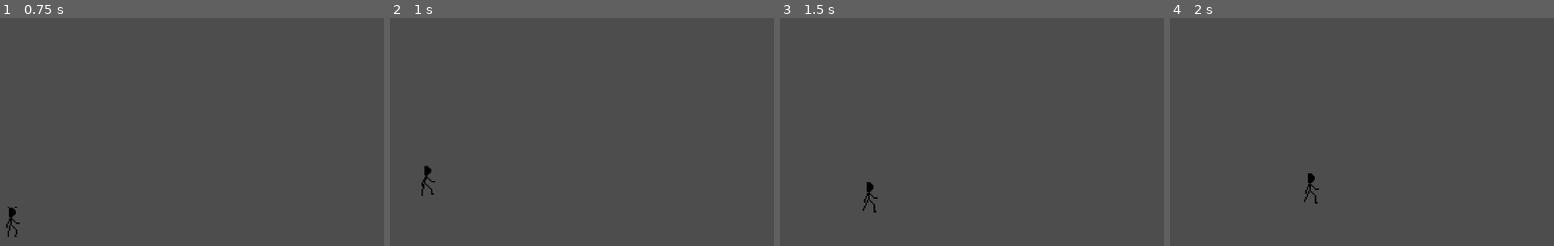
Above: before the commit, frames 1-4 (left to right).
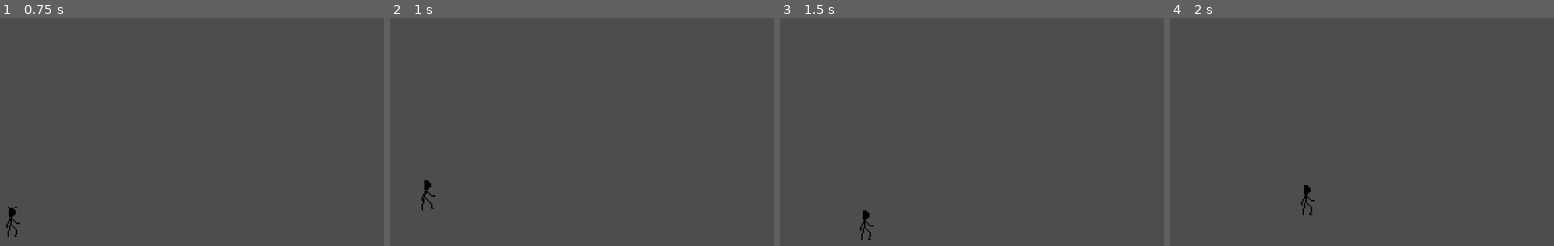
Above: after the commit, the same moments.

Repository: erikdervik/eisen-und-ehre
Game: Godot game, scene res://game.tscn
Same seed, same stepped clock (60 frames per second), same inputs: the game is played once before the commit and once after it.
Inputs:
- Up to frame 1 (0.75 s): hold D (p1_right) from 0.53 s (still down); tap E (p1_attack) at 0.6 s
- Up to frame 2 (1 s): keep holding D (p1_right); tap W (p1_jump) at 0.77 s; tap Space (p1_lunge) at 0.8 s
- Up to frame 3 (1.5 s): keep holding D (p1_right); tap W (p1_jump) at 1.07 s; tap Space (p1_lunge) at 1.35 s
- Up to frame 4 (2 s): keep holding D (p1_right); tap W (p1_jump) at 1.52, 1.82 s; tap Q (p1_parry) at 1.55 s

Frame 1 is identical in both runs. In frame 2, 0.3% of the frame differs, in the area x 8-12%, y 64-85%; in frame 3, 0.3%, in the area x 20-26%, y 71-98%; in frame 4, 0.3%.

Commit message:
Cooldowns für alle Attacken

Diff:
--- a/fechter.gd
+++ b/fechter.gd
@@ -1,6 +1,9 @@
 extends CharacterBody2D
 const SPEED = 9000.0
-const JUMP_VELOCITY = -400.0
+const JUMP_VELOCITY = -300.0
+
+
+
 
 const CAN_PARRY = ["IDLE","FORWARD", "BACK"]
 const CAN_ATTACK = ["IDLE","FORWARD", "BACK"]
@@ -8,45 +11,76 @@
 const CAN_JUMP = ["IDLE","FORWARD", "BACK"]
 const CAN_FOWARD = ["IDLE","FORWARD", "BACK"]
 const CAN_BACK = ["IDLE","FORWARD", "BACK"]
-
+const CAN_IDLE = ["IDLE","FORWARD", "BACK", "JUMP"]
+const CAN_FOWARD_ATTACK = ["FORWARD"]
+const CAN_BACK_ATTACK = ["BACK"]
 var state = "IDLE"
 var parryTime = 0
+var lungeTime = 0
+var attackTime = 0
+var d = 0
+var groundPoundTime = 0
 func _physics_process(delta: float) -> void:
-	print(state)
-	if not is_on_floor():
+	parryTime = max(parryTime - delta, -3)
+	lungeTime = max(lungeTime - delta, -3)
+	attackTime = max(attackTime - delta, -3)
+	groundPoundTime = max(groundPoundTime - delta, -3)
+
+	if state == "LUNGE" and lungeTime < 0 or state == "PARRY" and parryTime < 0 or state == "ATTACK" and attackTime < 0:
+		state = "IDLE"
+		$AnimatedSprite2D.play("idle")
+
+	d += delta
+	if d>0.2:
+		print(state)
+		d=0
+
+	if is_on_floor():
+		if Input.is_action_just_pressed("p1_jump") and state in CAN_JUMP:
+			state = "JUMP"
+			velocity.y = JUMP_VELOCITY
+
+		if Input.is_action_just_pressed("p1_attack") and state in CAN_ATTACK and attackTime < -2:
+
+			if state in CAN_FOWARD_ATTACK:
+				$AnimatedSprite2D.play("hit n walk")
+			elif state in CAN_BACK_ATTACK:
+				$AnimatedSprite2D.play("hit n back")
+			elif state in CAN_ATTACK:
+				velocity = Vector2.ZERO
+				$AnimatedSprite2D.play("hit n stand")
+			state = "ATTACK"
+			attackTime = 1
+		if Input.is_action_just_pressed("p1_lunge") and state in CAN_LUNGE and lungeTime < -2:
+			state = "LUNGE"
+			velocity = Vector2.ZERO
+			#CHANGE ANIMATION
+			#CATAPULT RIGHT
+			lungeTime = 0.5
+			$AnimatedSprite2D.play("lunge")
+		if Input.is_action_just_pressed("p1_parry") and state in CAN_PARRY and parryTime < -2:
+			state = "PARRY"
+			parryTime = 0.5
+			$AnimatedSprite2D.play("idle")
+		if Input.is_action_pressed("p1_right") and state in CAN_FOWARD:
+			state = "FORWARD"
+			$AnimatedSprite2D.play("walk")
+			velocity.x = SPEED * delta
+		elif Input.is_action_pressed("p1_left")  and state in CAN_BACK:
+			state = "BACK"
+			velocity.x = -SPEED * delta
+			$AnimatedSprite2D.play("backwards")
+		elif state in CAN_IDLE and velocity.y >= 0:
+			state = "IDLE"
+			velocity.x = 0
+			$AnimatedSprite2D.play("idle")
+	else:
+		groundPoundTime = 1
 		velocity += get_gravity() * delta
 
-	if Input.is_action_just_pressed("p1_jump") and is_on_floor() and state in CAN_JUMP:
-		velocity.y = JUMP_VELOCITY
-	if Input.is_action_just_pressed("p1_attack") and is_on_floor() and state in CAN_ATTACK:
-		state = "ATTACK"
-		#CHANGE ANIMATION
-		#SPAWN HITBOX after N frames
-		$AnimatedSprite2D.play("hit n stand")
-	if Input.is_action_just_pressed("p1_lunge") and is_on_floor() and state in CAN_LUNGE:
-		state = "LUNGE"
-		#CHANGE ANIMATION
-		#CATAPULT RIGHT
-		#SPAWN HITBOX after N frames
-		$AnimatedSprite2D.play("lunge")
-	if Input.is_action_just_pressed("p1_parry") and is_on_floor() and state in CAN_PARRY:
-		state = "PARRY"
-		#change animation
-		parryTime = 3
-		$AnimatedSprite2D.play("idle")
 
-	if Input.is_action_pressed("p1_right") and is_on_floor() and state in CAN_FOWARD:
-		state = "FORWARD"
-		velocity.x = SPEED * delta
-		$AnimatedSprite2D.play("walk")
-	elif Input.is_action_pressed("p1_left") and is_on_floor() and state in CAN_BACK:
-		state = "BACK"
-		velocity.x = -SPEED * delta
-		$AnimatedSprite2D.play("backwards")
-	elif is_on_floor():
-		state = "IDLE"
-		velocity.x = 0
-		$AnimatedSprite2D.play("idle")
+
+
 
 
 
